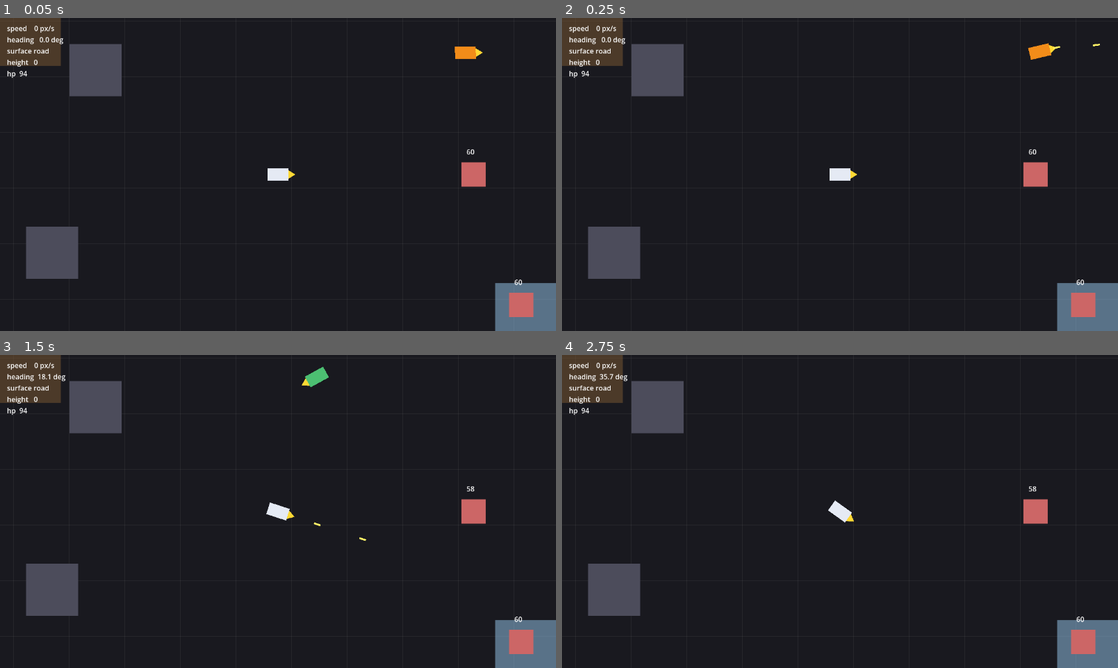
Above: before the commit, frames 1-4 (two rows, left to right).
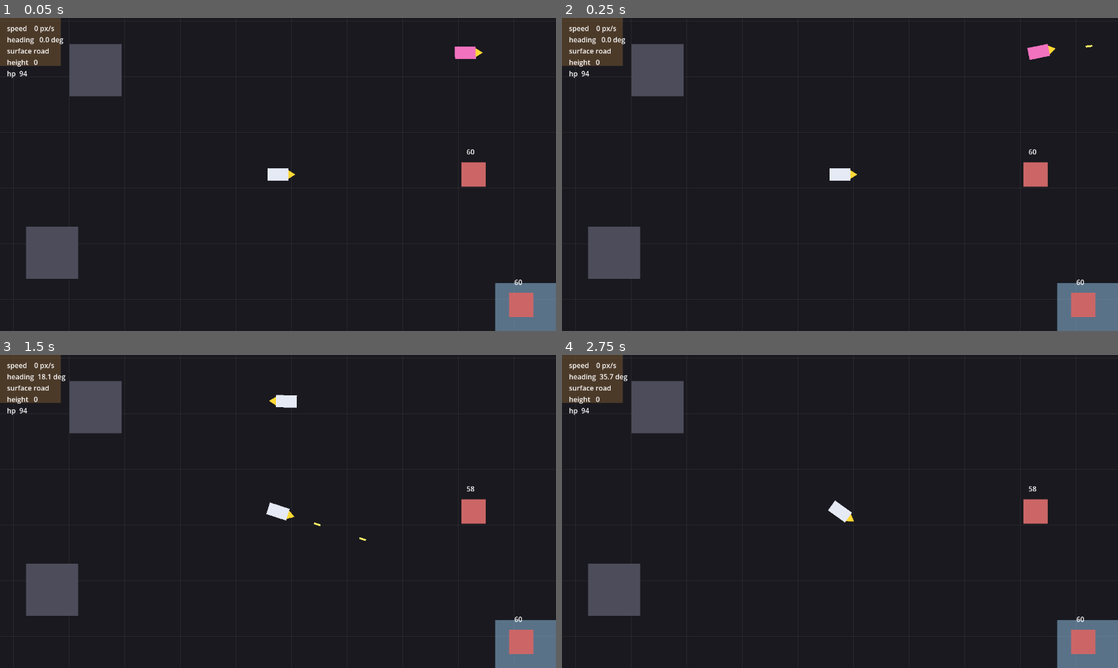
Above: after the commit, the same moments.

Repository: b3p3k0/bentchrome
Game: Godot game, scene res://levels/arena/arena.tscn
The game is run twice, just before and just after one commit, with the same random seed, the same clock (stepped at 60 frames per second) and the same inputs.
Inputs (mouse positions are in pixels of both pictures, inside the frame that each line leads up to):
- Up to frame 1 (0.05 s): no input
- Up to frame 2 (0.25 s): no input
- Up to frame 3 (1.5 s): tap Enter (ui_accept) at 0.5, 0.77 s; move the mouse to (400, 495) at 0.52 s; hold D (move_right) 0.53-1.25 s; click (400, 495) at 0.6 s; drag from (166, 527) to (278, 511) at 1.27 s
- Up to frame 4 (2.75 s): move the mouse to (895, 442) at 2.02 s; hold D (move_right) from 2.03 s (still down); tap Space at 2.1 s

The runs differ from the first frame. In frame 1, 0.2% of the frame differs, in the area x 81-87%, y 9-14%; in frame 2, 0.2%; in frame 3, 0.3%, in the area x 48-60%, y 3-17%; in frame 4, nothing differs.

Commit message:
Phase 4: put arena enemies in real cars (Kandy Kane / Cricket / Ghost)
Assign VehicleStats to the four arena enemies so the free-for-all shows real vehicle variety — a heavy Kandy Kane, a nimble Cricket, a fragile Ghost — each colored by its car. Archetype mixes unchanged; colour now reflects the car identity rather than the AI type.

Co-Authored-By: Claude Opus 4.8 <noreply@anthropic.com>

Diff:
--- a/levels/arena/arena.tscn
+++ b/levels/arena/arena.tscn
@@ -7,6 +7,8 @@
 [ext_resource type="PackedScene" path="res://environment/target_dummy.tscn" id="5_dummy"]
 [ext_resource type="PackedScene" path="res://vehicles/enemy_vehicle.tscn" id="6_enemy"]
 [ext_resource type="Resource" path="res://data/vehicles/ghost.tres" id="7_ghost"]
+[ext_resource type="Resource" path="res://data/vehicles/kandykane.tres" id="8_kandy"]
+[ext_resource type="Resource" path="res://data/vehicles/cricket.tres" id="9_cricket"]
 
 [sub_resource type="RectangleShape2D" id="RectangleShape2D_block"]
 size = Vector2(120, 120)
@@ -86,28 +88,28 @@
 
 [node name="Enemy1" parent="." instance=ExtResource("6_enemy")]
 position = Vector2(430, -280)
-body_color = Color(0.95, 0.55, 0.1, 1)
+stats = ExtResource("8_kandy")
 
 [node name="Driver" parent="Enemy1" index="1"]
 mix = Vector3(1, 0, 0)
 
 [node name="Enemy2" parent="." instance=ExtResource("6_enemy")]
 position = Vector2(720, -380)
-body_color = Color(0.6, 0.3, 0.85, 1)
+stats = ExtResource("9_cricket")
 
 [node name="Driver" parent="Enemy2" index="1"]
 mix = Vector3(0, 1, 0)
 
 [node name="Enemy3" parent="." instance=ExtResource("6_enemy")]
 position = Vector2(-150, -560)
-body_color = Color(0.3, 0.75, 0.45, 1)
+stats = ExtResource("7_ghost")
 
 [node name="Driver" parent="Enemy3" index="1"]
 mix = Vector3(0, 0, 1)
 
 [node name="Enemy4" parent="." instance=ExtResource("6_enemy")]
 position = Vector2(250, -660)
-body_color = Color(0.9, 0.85, 0.2, 1)
+stats = ExtResource("8_kandy")
 
 [node name="Driver" parent="Enemy4" index="1"]
 mix = Vector3(1, 0, 1)
Not shown: 1 places in levels/arena/arena.tscn that only renumber resources
